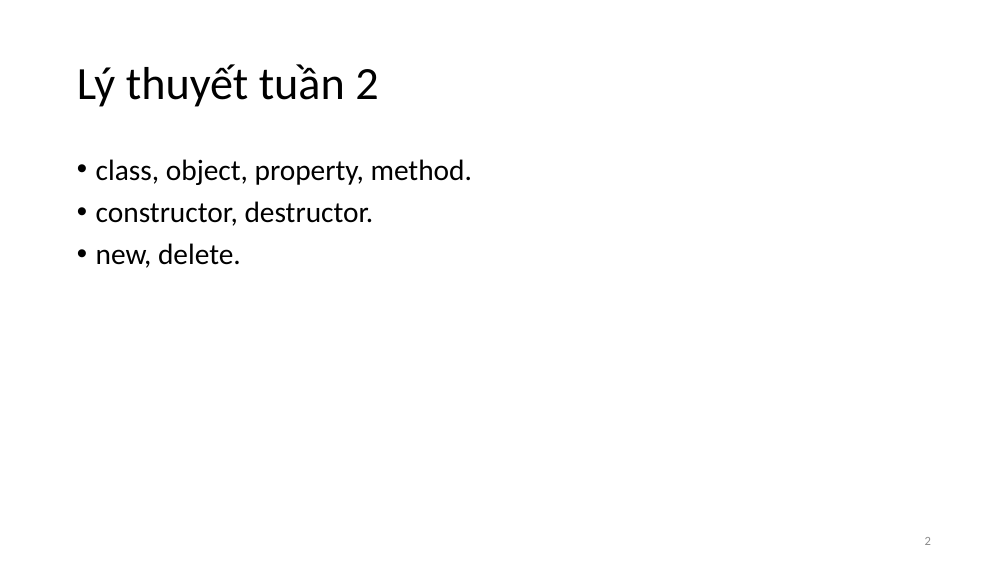
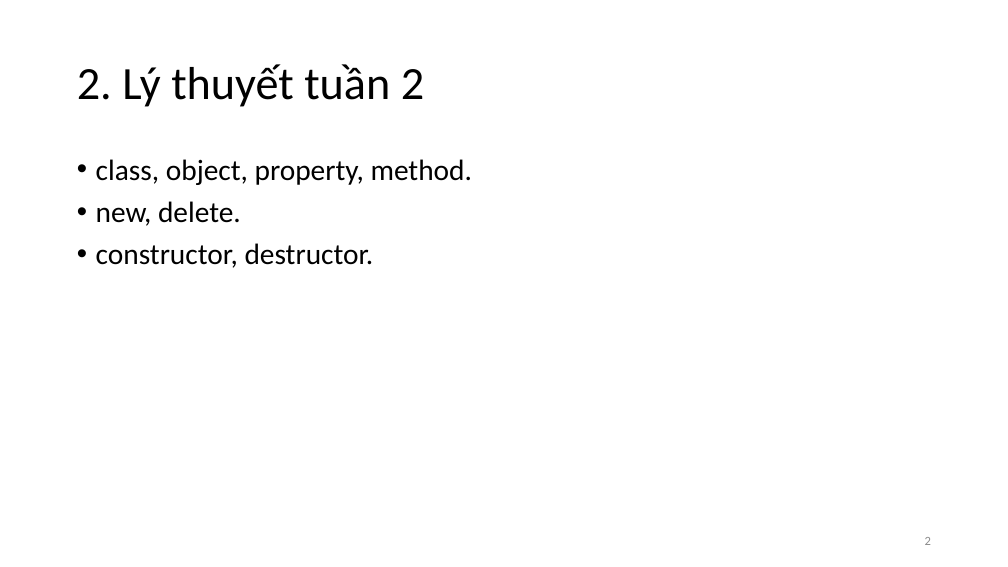
Before and after one commit to vutuanhai237/CourseMaterials, a slide deck: slide 2 of IT002-OOP/Slide thực hành/Lab 2. BasicOOP.pptx. Drawn at 1008x567 pixels with LibreOffice and Linux fonts; fonts in the diff are those of the drawing. Boxes give left, top, right and bottom in pixels: in the first picture for what was removed or moved away, otherwise in the second. Text is boxed around its words. In the diff, an @@ line names an element or a change of style, - is before the commit and + after.

```diff
--- a/IT002-OOP/Slide thực hành/Lab 2. BasicOOP.pptx
+++ b/IT002-OOP/Slide thực hành/Lab 2. BasicOOP.pptx
@@ title at box(77, 64, 424, 107): text changed @@
-Lý thuyết tuần 2
+2. Lý thuyết tuần 2
@@ text at box(96, 201, 241, 226): paragraph added @@
+• new, delete.
@@ text at box(96, 243, 241, 268): paragraph removed @@
-• new, delete.
```
Also in this commit, not shown: 6 other slides changed, 3 slides added, 36 other files.
